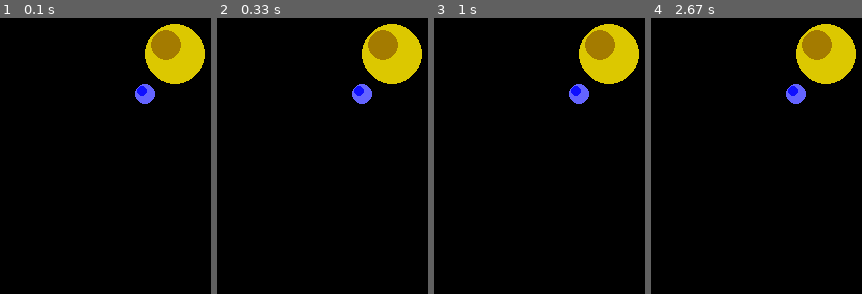
Above: before the commit, frames 1-4 (left to right).
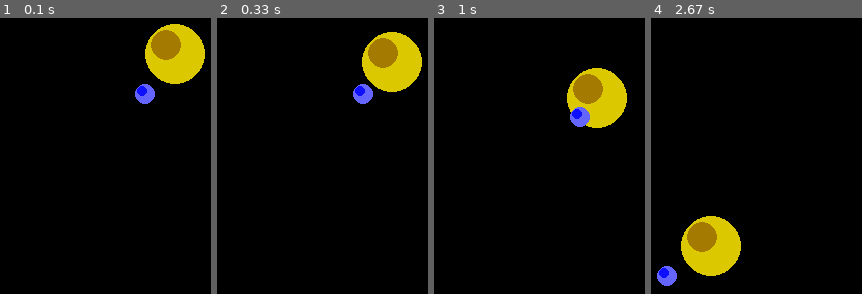
Above: after the commit, the same moments.

Repository: spinningdoughnut/pygame-study
Game: pygame game, started from gravsim_pygame.py
Same seed, same stepped clock (60 frames per second), same inputs: the game is played once before the commit and once after it.
Inputs:
- Up to frame 1 (0.1 s): no input
- Up to frame 2 (0.33 s): no input
- Up to frame 3 (1 s): no input
- Up to frame 4 (2.67 s): no input

Frame 1 is identical in both runs. In frame 2, 2.4% of the frame differs, in the area x 63-98%, y 2-32%; in frame 3, 8.5%; in frame 4, 11%, in the area x 2-98%, y 2-98%.

Commit message:
[feat] make SpaceObjects move via GravitationalField.accel method

Diff:
--- a/gravsim_pygame.py
+++ b/gravsim_pygame.py
@@ -23,7 +23,7 @@
 
 """
 
-# import random
+import random
 import os
 import numpy as np
 
@@ -31,15 +31,14 @@
 import pygame as pg
 
 # see if we can load more than standard BMP
-if not pg.image.get_extended():
-    raise SystemExit("Sorry, extended image module required")
-
+# if not pg.image.get_extended():
+#     raise SystemExit("Sorry, extended image module required")
 
 # game constants
 WIDTH = 640
 HEIGHT = 480
 SCREENRECT = pg.Rect(0, 0, WIDTH, HEIGHT)
-SCORE = 0
+# SCORE = 0
 
 main_dir = os.path.split(os.path.abspath(__file__))[0]
 
@@ -69,9 +68,7 @@
     """ This should calculated the gravitational field generated by all registered objects,
         and the resulting forces as well.
     """
-
     delta_t = 1.0           # s
-
     space_objects = []
 
     def __init__(self):
@@ -84,11 +81,16 @@
         # TODO: everything, really...
         pass
 
+    def accel(self):
+        pos = []
+        for so in self.space_objects:
+            pos.append(np.array([random.random() - 0.5, random.random() - 0.5, random.random() - 0.5]))
+        return pos
+
 
 class SpaceSprite(pg.sprite.Sprite):
-    speed = (0.0, 0.0)
-
     def __init__(self, space_obj: SpaceObject, container):
+        self.space_object = space_obj
         pg.sprite.Sprite.__init__(self, container)
         r = space_obj.radius
         self.image = pg.Surface([2 * r, 2 * r], pg.SRCALPHA, 32)
@@ -103,9 +105,9 @@
         """ called every time around the game loop.
 
         """
-        self.rect.move_ip(self.speed[0], self.speed[1])
-        if self.rect.top <= 0:
-            self.kill()
+        self.rect.move_ip(self.space_object.velocity[0], self.space_object.velocity[1])
+        # if self.rect.top <= 0:
+        #    self.kill()
 
 
 class SpaceObjectRenderer:
@@ -114,6 +116,7 @@
 
     space_objects = []
     all_sprites = pg.sprite.RenderUpdates()
+    grav_field = GravitationalField()
 
     def __init__(self):
         pass
@@ -125,9 +128,15 @@
 
     def add(self, new_object: SpaceObject):
         self.space_objects.append(new_object)
+        self.grav_field.add(new_object)
         SpaceSprite(new_object, self.all_sprites)
 
-    def update(self, field: GravitationalField):
+    def update(self):
+        a = self.grav_field.accel()
+        for so in self.space_objects:
+            i = self.space_objects.index(so)
+            so.velocity[0] = so.velocity[0] + a[i][0] * self.grav_field.delta_t
+            so.velocity[1] = so.velocity[1] + a[i][1] * self.grav_field.delta_t
         pass
 
 
@@ -221,6 +230,7 @@
         renderer.all_sprites.clear(screen, background)
 
         # update all the sprites
+        renderer.update()
         renderer.all_sprites.update()
 
         # handle player input
